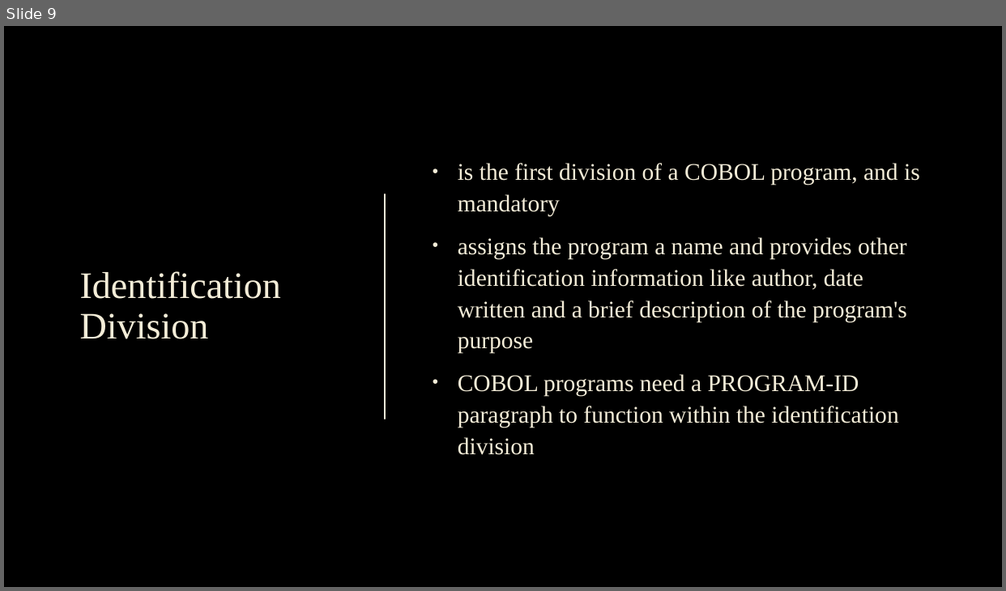
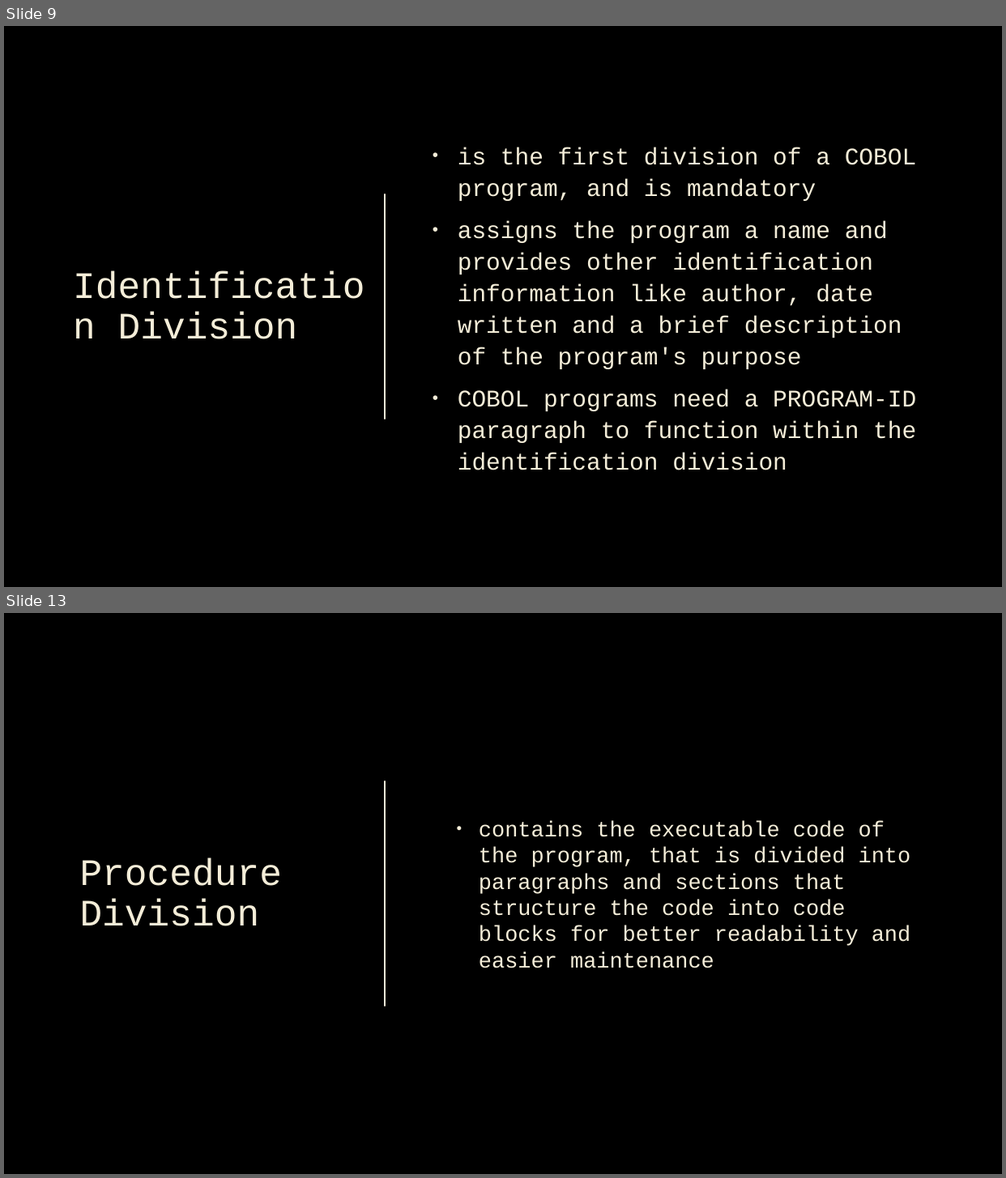
Before and after one commit to n1zuu/cobol-stack-demo, a slide deck: cobol/cobol.pptx. Shown one above the other, each under a label of ours: slide 9 before the commit, slides 9 and 13 after it; the slides between them are not shown. The pictures are 1006x591 and 1006x1178 pixels, drawn with LibreOffice and Linux fonts; fonts in the diff are those of the drawing; background and template pictures are left out. Boxes give left, top, right and bottom in pixels: in the first picture for what was removed or moved away, otherwise in the second. Text is boxed around its words. In the diff, an @@ line names an element or a change of style, - is before the commit and + after.

Commit message:
added program structure and variable declaration sections

```diff
--- a/cobol/cobol.pptx
+++ b/cobol/cobol.pptx
@@ slide 13 added at [4,613,1002,1174], background picture (left out) @@
@@ line added from (385, 781) to (385, 1006), #F4EDD8 1.5 pt @@
@@ text added at [479,821,911,969], 21 pt, text #F4EDD8 @@
+  • contains the executable code of the program, that is divided into paragraphs and sections that structure the code into code blocks for better readability and easier maintenance
@@ title added at [80,858,282,926], 36 pt, text #F4EDD8 @@
+Procedure
+Division
@@ slide 9 changed as well @@
@@ title "Identification Division" at [118,312,298,339]: font Times New Roman to Courier New @@
@@ title "Identification Division": place and size @@
-title "Identification Division" at [80,271,282,339]
+title "Identification Division" at [118,312,298,339]
@@ text "is the first division of ..." at [458,148,917,471]: font Times New Roman to Courier New @@
```
Also in this commit, not shown: 8 other slides changed, 4 other slides added.
